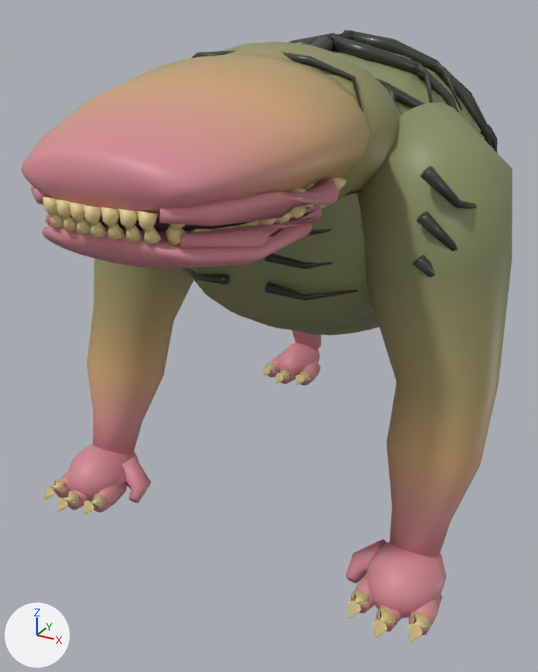
Renders of the Blender file ios/Assets/Sources/Mulligan/mulligan.blend from each side of a commit.
Rendered twice from a 50 mm lens placed at (1.67, -3.76, 2.62), pointed at (-0.13, -0.48, 0.98). Every picture has the same lights, and +X, +Y and +Z are marked at lower left. The picture after the commit comes second.

The first picture shows 'Mulligan'.
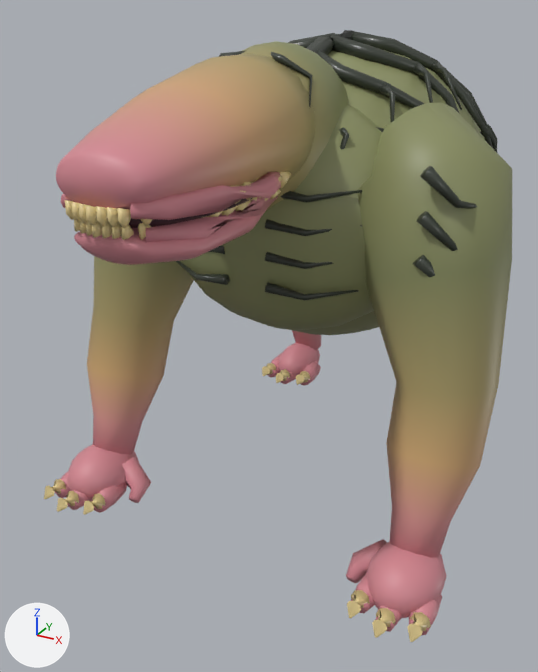
Location of each change, (x1, y1, x2, y2) in pixels of the pictures (538 x 672 px; the box of a moved part takes in the faces that stretch with it):
'Mulligan', reshaped: before (21, 30, 512, 642); after (44, 30, 512, 642)
part 1 of me_mulliganskin, moved or reshaped: before (222, 41, 400, 200); after (239, 41, 348, 209)
part 2 of me_mulliganskin, moved or reshaped: before (21, 53, 370, 214); after (56, 53, 316, 209)
part 3 of me_mulliganskin, moved or reshaped: before (70, 215, 254, 231); after (118, 198, 252, 228)
part 4 of me_mulliganskin, moved or reshaped: before (42, 224, 312, 269); after (74, 209, 267, 265)
part 5 of me_mulliganskin, moved or reshaped (mostly hidden): before (31, 185, 51, 205); after (60, 193, 72, 208)
part 6 of me_mulliganskin, moved or reshaped (not visible afterwards): before (45, 214, 51, 226)
part 7 of me_mulliganskin, moved or reshaped: before (43, 50, 363, 248); after (65, 51, 313, 242)

The change in detail:
me_mulliganskin has 6808 vertices, 5754 faces and spans x -1.14..1.14, y -1.95..1.44, z 0.03..2.52.
me_mulliganskin is used by ob_mulligan; location (0.0, 0.0, 0.0).
me_mulliganskin part 1: the loose piece of 312 vertices spanning x -0.61..0.59, y -1.13..-0.17, z 1.71..2.49 is scaled about its middle by (0.55, 1, 1).
me_mulliganskin part 2: the loose piece of 144 vertices spanning x -0.61..0.61, y -1.91..-0.72, z 1.83..2.45 is scaled about its middle by (0.55, 1, 1).
me_mulliganskin part 3: the loose piece of 216 vertices spanning x -0.49..0.47, y -1.91..-0.93, z 1.9..2.05 is scaled about its middle by (0.55, 1, 1).
me_mulliganskin part 4: the loose piece of 120 vertices spanning x -0.49..0.49, y -1.89..-0.94, z 1.76..2.0 is scaled about its middle by (0.5, 1, 1).
me_mulliganskin part 5: the loose piece of 40 vertices spanning x -0.59..-0.23, y -1.91..-0.96, z 1.95..2.06 is scaled about the mesh origin by (0.55, 1, 1).
me_mulliganskin part 6: the loose piece of 32 vertices spanning x -0.52..-0.26, y -1.84..-0.98, z 1.86..1.95 is scaled about the mesh origin by (0.5, 1, 1).
me_mulliganskin part 7: 948 of 6808 vertices moved; they spanned x -0.52..0.59, y -1.95..-0.77, z 1.86..2.46 and now span x -0.29..0.32, y -1.95..-0.77, z 1.86..2.46; mean shift (-0.09, 0.0, 0.0); largest move (0.59, -1.25, 2.01) -> (0.32, -1.25, 2.01).
